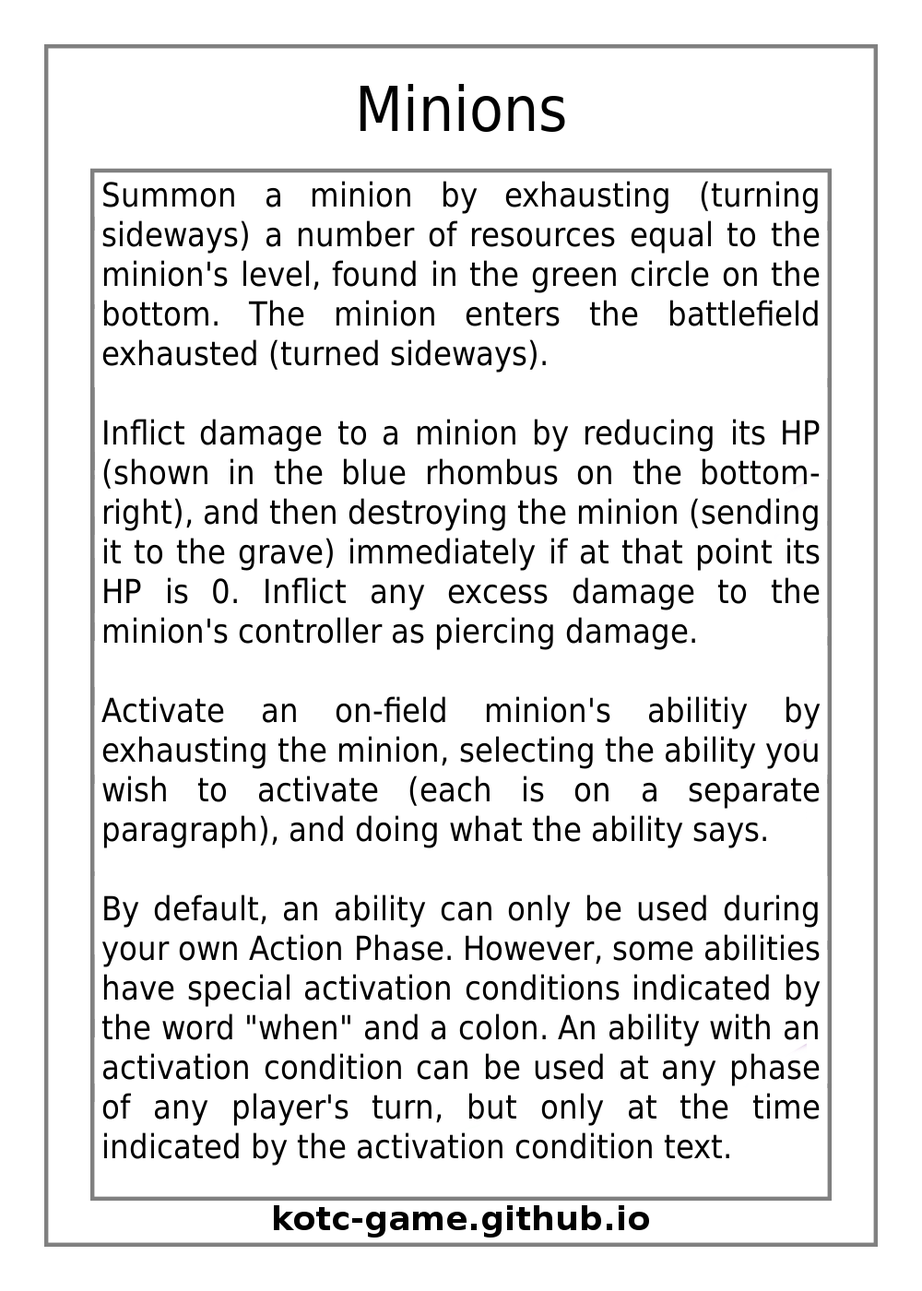
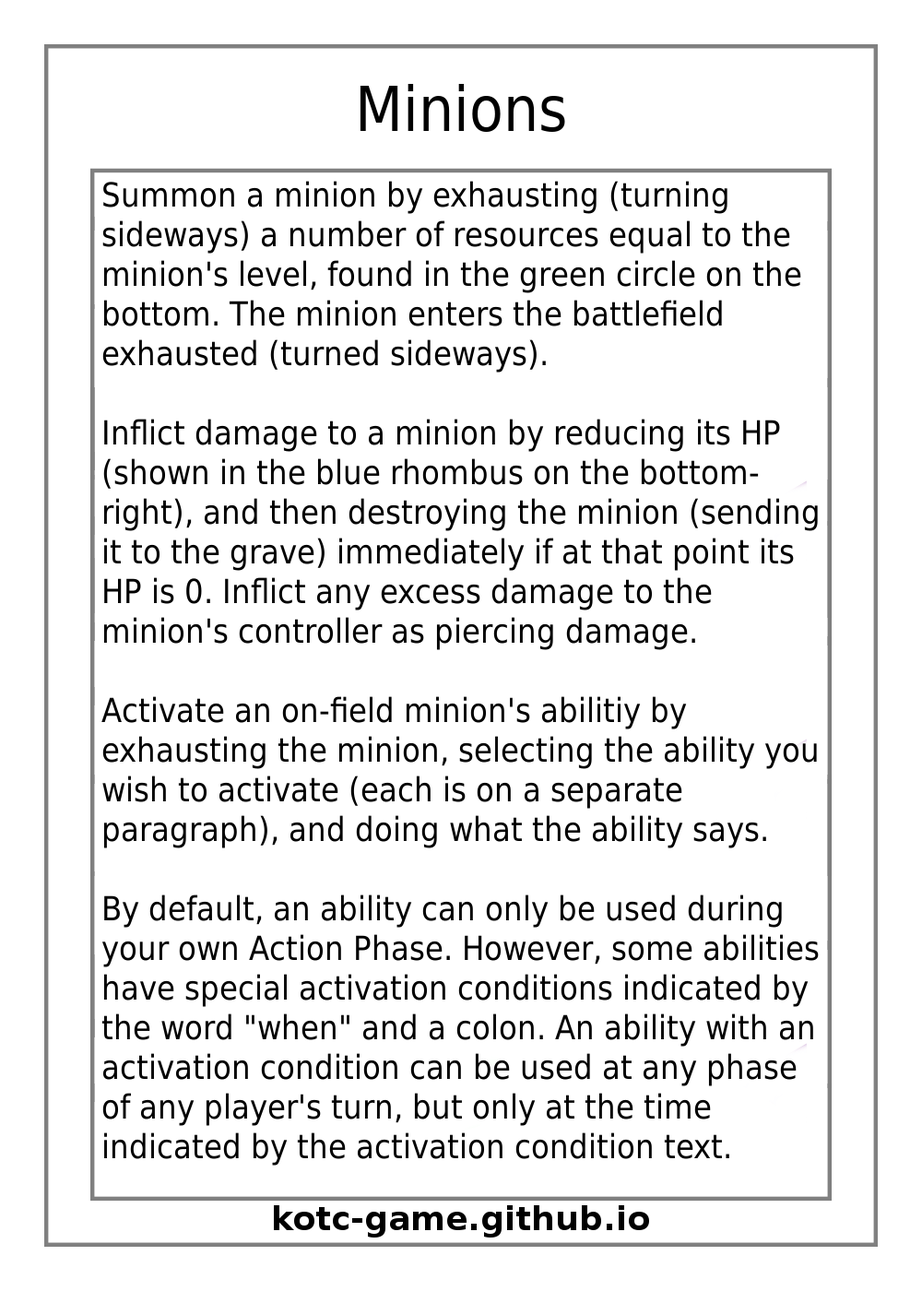
Revision of a layered 922×1291 image; what changed, layer by layer:
painted on "Effect Text" over [130, 180, 822, 1127]
